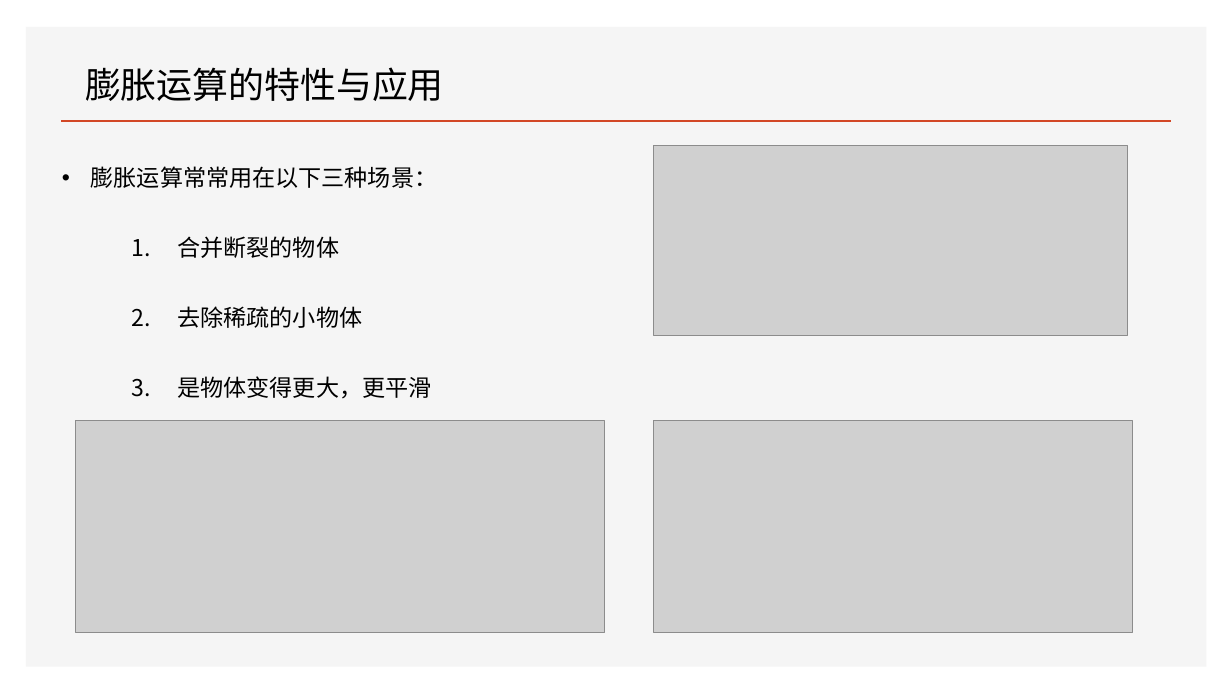
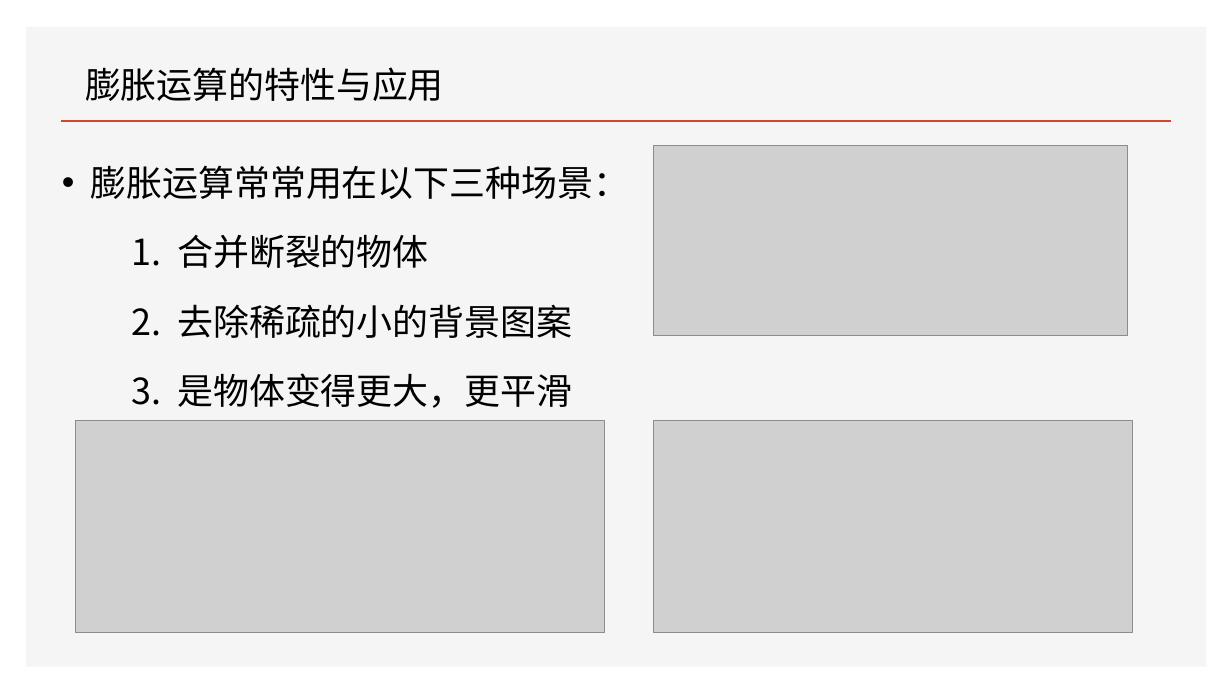
Before and after one commit to FourierAI/image-processing-resources, a slide deck: slide 18 of Lecture/lecture78/基于形态学的数字图像处理.pptx. Drawn at 1232x693 pixels with LibreOffice and Linux fonts; fonts in the diff are those of the drawing; grey boxes stand for pictures. Boxes give left, top, right and bottom in pixels: in the first picture for what was removed or moved away, otherwise in the second. Text is boxed around its words. In the diff, an @@ line names an element or a change of style, - is before the commit and + after.

```diff
--- a/Lecture/lecture78/基于形态学的数字图像处理.pptx
+++ b/Lecture/lecture78/基于形态学的数字图像处理.pptx
@@ text at (91,165,629,408): size 18 to 28 pt in "膨胀运算常常用在以下三种场景：", "合并断裂的物体", "是物体变得更大，更平滑"; line spacing 1.5 to 1.25; less space between paragraphs @@
@@ text at (177,304,572,338): text changed; size 18 to 28 pt @@
-    2. 去除稀疏的小物体
+    2. 去除稀疏的小的背景图案
```
Also in this commit, not shown: 33 other slides changed, 3 slides added, 1 other file.
